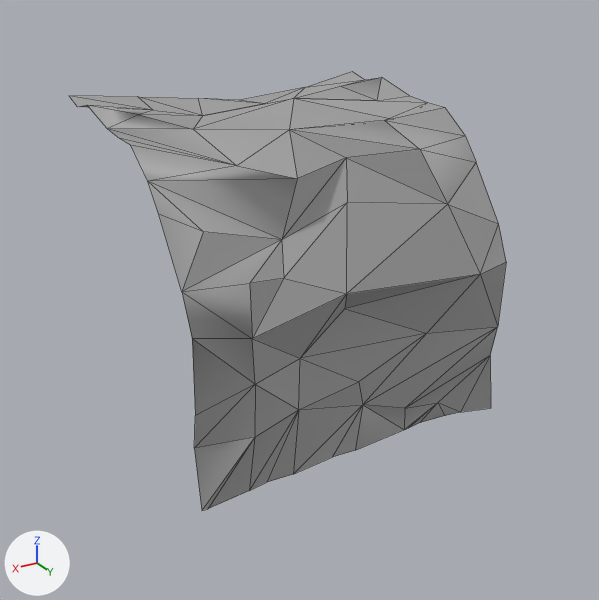
Two versions of the glTF model Rogue-Robots/Assets/Models/ModularBlocks/WallRoof1.gltf, one commit apart.
Both versions are drawn from a camera (50 mm lens) standing at (5.96, 9.81, 6.75) and looking at (0.19, 0.19, 1.94). Every picture has the same lights, and +X, +Y and +Z are marked at lower left. Mesh edges are drawn as thin lines. Vertices at the same position are counted once.

Objects in the first picture: 'WallRoof1'.
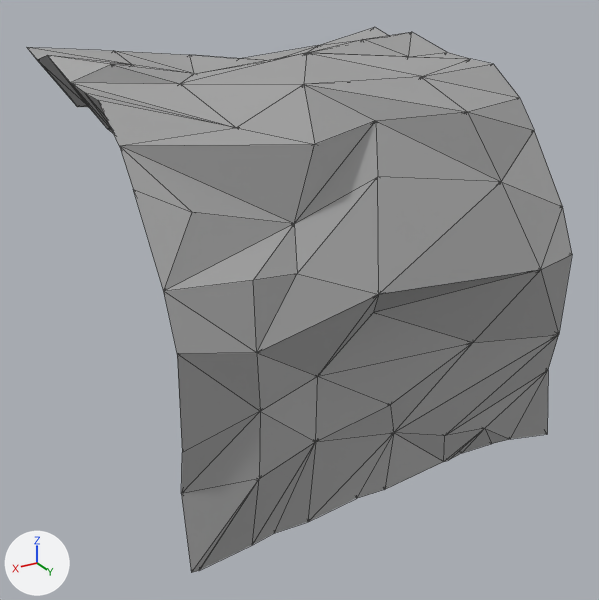
Pixel boxes (x1, y1, x2, y2) of what changed, in the pictures (599 x 600 px):
'WallRoof1', reshaped (25% wider, 24% taller)
    before: (69, 71, 506, 510)
    after: (27, 27, 572, 573)
part 1 of me_scene_2731, added
    after: (27, 27, 572, 573)

The change, as a diff of the scene's bpy script:
```diff
--- a/Rogue-Robots/Assets/Models/ModularBlocks/WallRoof1.gltf.py
+++ b/Rogue-Robots/Assets/Models/ModularBlocks/WallRoof1.gltf.py
@@ me_scene_2731 @@
 # used by ob_wallroof1; location = (0.0, 0.0, 0.0)
-me_scene_2731.from_pydata(...)  # 76 vertices, 108 faces; spans x -2.5..2.5, y -2.5..1.73, z 0.0..4.7
+me_scene_2731.from_pydata(...)  # 152 vertices, 748 faces; spans x -3.0..3.0, y -2.56..2.51, z -0.23..5.41
+# me_scene_2731 part 1: 76 vertices added at x -3.0..3.0, y -2.56..2.51, z -0.23..5.41
 me_scene_2731.materials.append(mat_pp_standard_material_2181)
```
